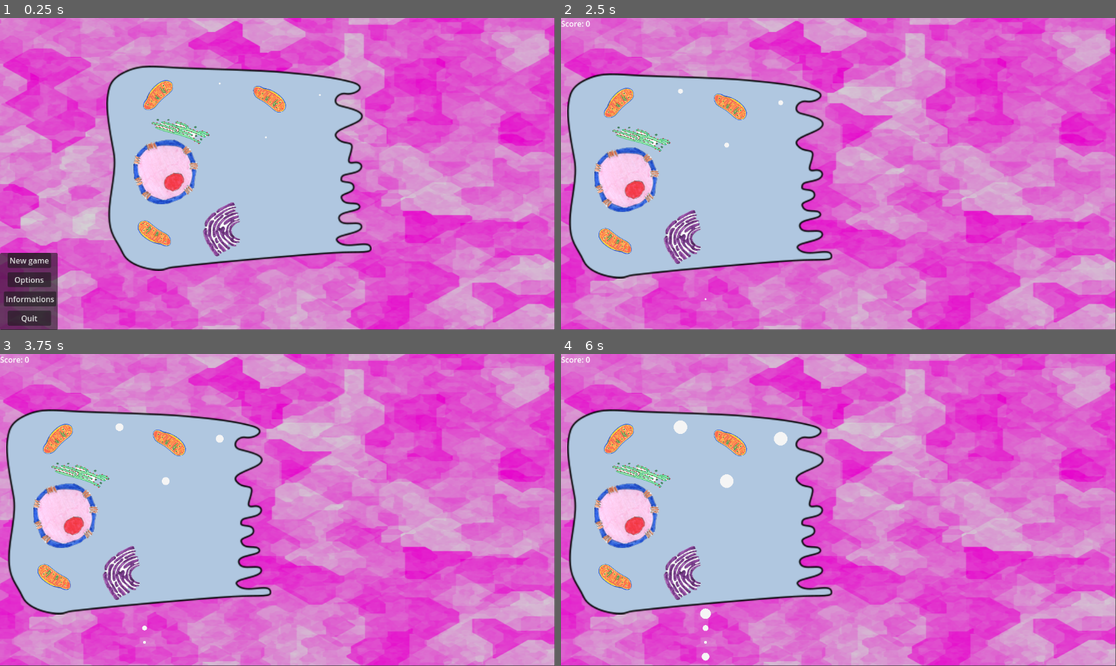
Above: before the commit, frames 1-4 (two rows, left to right).
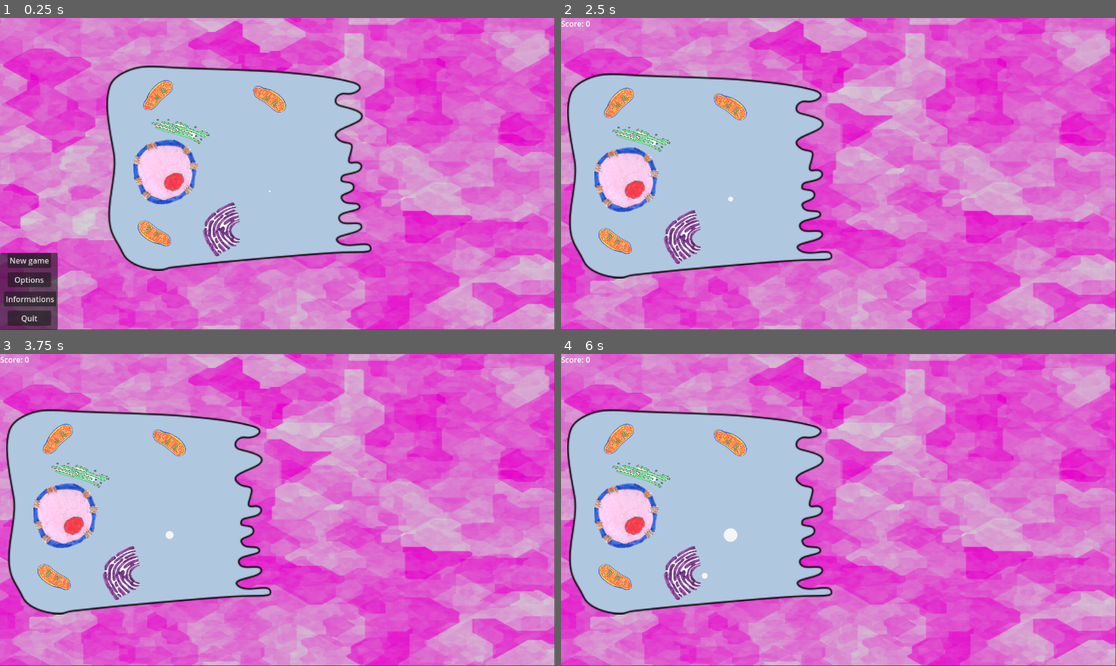
Above: after the commit, the same moments.

Repository: leclercsimon74/Godot4_cell2
Game: Godot game, scene res://scene/menu2.tscn
Same seed, same stepped clock (60 frames per second), same inputs: the game is played once before the commit and once after it.
Inputs (mouse positions are in pixels of both pictures, inside the frame that each line leads up to):
- Up to frame 1 (0.25 s): no input
- Up to frame 2 (2.5 s): click "New game" at 0.5 s; click "Continue" at 1.25 s; tap Enter at 2 s; move the mouse to (960, 158) at 2.02 s; click (960, 158) at 2.17 s
- Up to frame 3 (3.75 s): tap Space at 2.75 s; move the mouse to (166, 525) at 2.77 s; click (166, 525) at 2.92 s; tap Enter at 3.5 s; move the mouse to (333, 441) at 3.52 s; click (333, 441) at 3.67 s
- Up to frame 4 (6 s): tap Space at 4.25 s; move the mouse to (810, 572) at 4.27 s; click (810, 572) at 4.42 s; tap Enter at 5 s; move the mouse to (1005, 556) at 5.02 s; click (1005, 556) at 5.17 s; move the mouse to (672, 463) at 5.77 s; click (672, 463) at 5.92 s

The runs differ from the first frame. In frame 1, less than 0.1% of the frame differs, in the area x 39-58%, y 20-56%; in frame 2, less than 0.1%; in frame 3, 0.1%; in frame 4, 0.5%, in the area x 20-41%, y 21-99%.

Commit message:
Add files via upload
Revamp level1

Diff:
--- a/scene/level1/cell.gd
+++ b/scene/level1/cell.gd
@@ -1,28 +1,24 @@
 extends Node2D
 
 @export var vesicle_max_n := 10
-@onready var vesicle_produced := 0
+@export var vesicle_production_speed := 3
+@onready var vesicle_produced := $Vesicles_parent.get_children().size()
+@onready var vesicle_scene := preload("res://scene/Organelle/vesicle.tscn")
 
-@onready var vesicle_scene := preload("res://scene/Organelle/vesicle.tscn")
 
 
 # Called when the node enters the scene tree for the first time.
 func _ready():
-	$Timer_Vesicle_rate.start(1)
-
-
-# Called every frame. 'delta' is the elapsed time since the previous frame.
-func _process(_delta):
-	pass
+	$Timer_Vesicle_rate.start(vesicle_production_speed)
 
 
 func _on_timer_vesicle_rate_timeout():
-	if $Golgi/Vesicles.get_children().size() < vesicle_max_n:
+	if $Vesicles_parent.get_children().size() < vesicle_max_n:
 		generate_vesicle()
 		print('Vesicule Produced: '+str(vesicle_produced))
 
 func generate_vesicle():
 	var vesicle = vesicle_scene.instantiate()
-	vesicle.position = $Golgi.position+Vector2(20,0)
-	$Golgi/Vesicles.add_child(vesicle)
+	vesicle.global_position = $Golgi.position + Vector2(40, randi() %10)
+	$Vesicles_parent.add_child(vesicle)
 	vesicle_produced += 1
--- a/scene/level1/cell.tscn
+++ b/scene/level1/cell.tscn
@@ -56,21 +56,14 @@
 [node name="Golgi" parent="." instance=ExtResource("6_a3omv")]
 position = Vector2(-32, 128)
 rotation = -2.02982
-
-[node name="Vesicles" type="Node2D" parent="Golgi"]
-position = Vector2(-24.8121, 50.2032)
-rotation = 2.02982
-
-[node name="Vesicle" parent="Golgi/Vesicles" instance=ExtResource("7_omjpb")]
-position = Vector2(144, -280)
-
-[node name="Vesicle2" parent="Golgi/Vesicles" instance=ExtResource("7_omjpb")]
-position = Vector2(-64, -304)
-
-[node name="Vesicle3" parent="Golgi/Vesicles" instance=ExtResource("7_omjpb")]
-position = Vector2(32, -192)
+freeze = true
 
 [node name="Timer_Vesicle_rate" type="Timer" parent="."]
 autostart = true
 
+[node name="Vesicles_parent" type="Node2D" parent="."]
+
+[node name="Vesicle" parent="Vesicles_parent" instance=ExtResource("7_omjpb")]
+position = Vector2(64, 48)
+
 [connection signal="timeout" from="Timer_Vesicle_rate" to="." method="_on_timer_vesicle_rate_timeout"]
--- a/scene/level1/level1.gd
+++ b/scene/level1/level1.gd
@@ -7,20 +7,23 @@
 @export var starting_max_virus := 2
 @export var ending_max_virus := 8
 @export var transition_duration := 30
-@export var wave_number := 3.0
-@export var level_duration := 20 #in seconds
+@export var wave_number := 4.0
+@export var level_duration := 120 #in seconds
+@export var boss_max = 1
 var score := 0
 var first_duration := true
 var end_timer := false
-var first_duration_timer := 5
+var first_duration_timer := 1
+var boss_n = 0
 
 @onready var game_over_Screen := preload("res://scene/Game_over.tscn")
 @onready var win_Screen := preload("res://scene/level1/victory.tscn")
 @onready var description_Screen := preload("res://scene/level1/level_description.tscn")
 
-var VIRUSES := [preload("res://scene/Viruses/virus_ambre.tscn")]
 
-var VIRUS = VIRUSES[0]
+var VIRUS = preload("res://scene/Viruses/virus.tscn")
+
+
 
 var time_interval = starting_interval
 var max_virus = starting_max_virus
@@ -34,6 +37,7 @@
 	add_child(description)
 	get_tree().paused = true
 	_start()
+
 
 # Called every frame. 'delta' is the elapsed time since the previous frame.
 func _process(_delta):
@@ -60,6 +64,14 @@
 			if $Viruses.get_children().size() == 0: #no more viruses left
 				_win()
 
+	if Input.is_action_just_pressed("pause"):
+		if not get_tree().paused:
+			# Pause the game and open the pause menu
+			get_tree().paused = true
+			$Pause.show()
+		else:
+			get_tree().paused = false
+			$Pause.hide()
 
 
 func random_position():
@@ -73,8 +85,19 @@
 
 func _on_virus_spawn_timeout():
 	if $Viruses.get_children().size() < max_virus:
-		VIRUS = random_choice(VIRUSES)
 		var virus = VIRUS.instantiate()
+		if wave_n == wave_number and boss_n < boss_max: #last wave
+			#generate the boss
+			boss_n += 1
+			virus.hp = 3 #more HP
+			virus.score = 50 #more point
+			virus.speed_out /= 2.0 #slower
+			#and BIGGER
+			virus.get_node("Sprite2D").scale *= 4
+			virus.get_node("CollisionShape2D").scale *= 4
+			virus.get_node("Cell_detection").get_node("CollisionShape2D").scale *= 4
+			virus.get_node("Area2D").get_node("CollisionShape2D").scale *= 4
+
 		virus.position = random_position()
 		$Viruses.add_child(virus)
 		virus.connect("virus_destroyed", _score)
--- a/scene/level1/level1.tscn
+++ b/scene/level1/level1.tscn
@@ -1,7 +1,8 @@
-[gd_scene load_steps=7 format=3 uid="uid://ct45g47pfda0n"]
+[gd_scene load_steps=8 format=3 uid="uid://ct45g47pfda0n"]
 
 [ext_resource type="Script" path="res://scene/level1/level1.gd" id="1_f6oda"]
 [ext_resource type="PackedScene" uid="uid://duo42cyrat8xi" path="res://scene/level1/cell.tscn" id="2_wgcke"]
+[ext_resource type="PackedScene" uid="uid://bvaldly378qc8" path="res://scene/pause.tscn" id="3_07xku"]
 
 [sub_resource type="Gradient" id="Gradient_ujmbq"]
 colors = PackedColorArray(0.907731, 0.000241231, 0.800454, 1, 0.830335, 0.830335, 0.830335, 1)
@@ -58,5 +59,8 @@
 [node name="Level_Timer" type="Timer" parent="."]
 one_shot = true
 
+[node name="Pause" parent="." instance=ExtResource("3_07xku")]
+visible = false
+
 [connection signal="timeout" from="VirusSpawn" to="." method="_on_virus_spawn_timeout"]
 [connection signal="timeout" from="Level_Timer" to="." method="_on_level_timer_timeout"]
--- a/scene/level1/victory.gd
+++ b/scene/level1/victory.gd
@@ -1,6 +1,7 @@
 extends Control
 
-
+func _ready():
+	$AudioStreamPlayer.play()
 
 
 func _on_quit_button_pressed():
@@ -14,4 +15,5 @@
 
 
 func _on_mainmenu_pressed():
+	get_tree().paused = false
 	get_tree().change_scene_to_file("res://scene/menu2.tscn")
--- a/scene/level1/victory.tscn
+++ b/scene/level1/victory.tscn
@@ -1,6 +1,7 @@
-[gd_scene load_steps=6 format=3 uid="uid://loasfjsjmqm6"]
+[gd_scene load_steps=7 format=3 uid="uid://loasfjsjmqm6"]
 
 [ext_resource type="Script" path="res://scene/level1/victory.gd" id="1_ycrew"]
+[ext_resource type="AudioStream" uid="uid://c534dl4knkgn3" path="res://lib/sound/Win.wav" id="2_2x7fm"]
 
 [sub_resource type="Gradient" id="Gradient_6l7fw"]
 colors = PackedColorArray(0.582277, 1.60275e-05, 0.422842, 1, 0.831774, 0.709785, 0.966322, 1)
@@ -88,6 +89,9 @@
 theme_override_font_sizes/font_size = 30
 text = "Quit"
 
+[node name="AudioStreamPlayer" type="AudioStreamPlayer" parent="."]
+stream = ExtResource("2_2x7fm")
+
 [connection signal="pressed" from="Panel/MarginContainer/VBoxContainer/Label/CenterContainer/VBoxContainer/NextButton" to="." method="_on_next_button_pressed"]
 [connection signal="pressed" from="Panel/MarginContainer/VBoxContainer/Label/CenterContainer/VBoxContainer/Mainmenu" to="." method="_on_mainmenu_pressed"]
 [connection signal="pressed" from="Panel/MarginContainer/VBoxContainer/Label/CenterContainer/VBoxContainer/QuitButton" to="." method="_on_quit_button_pressed"]
Not shown: 1 places in scene/level1/victory.tscn that only renumber resources
